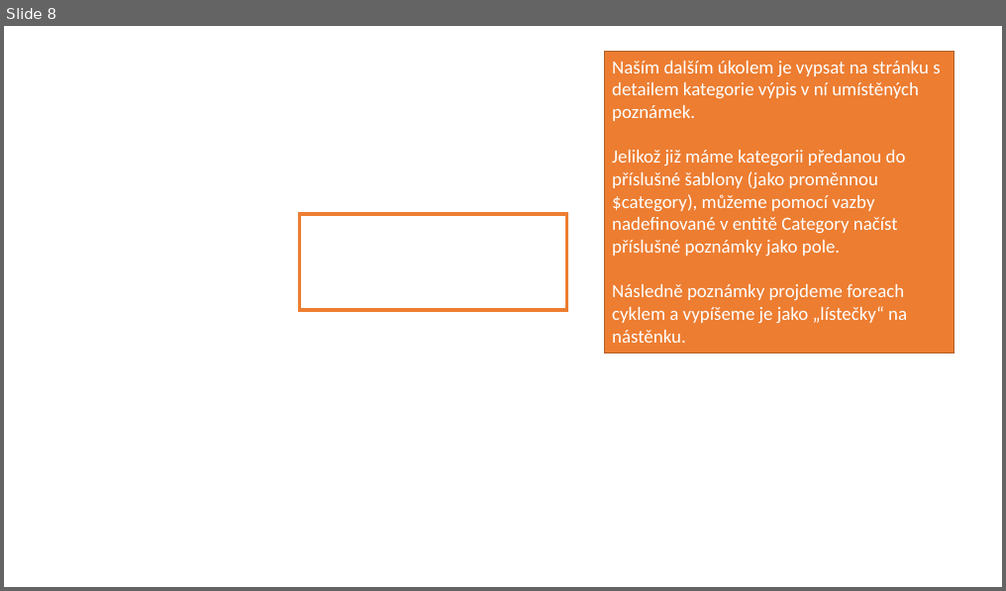
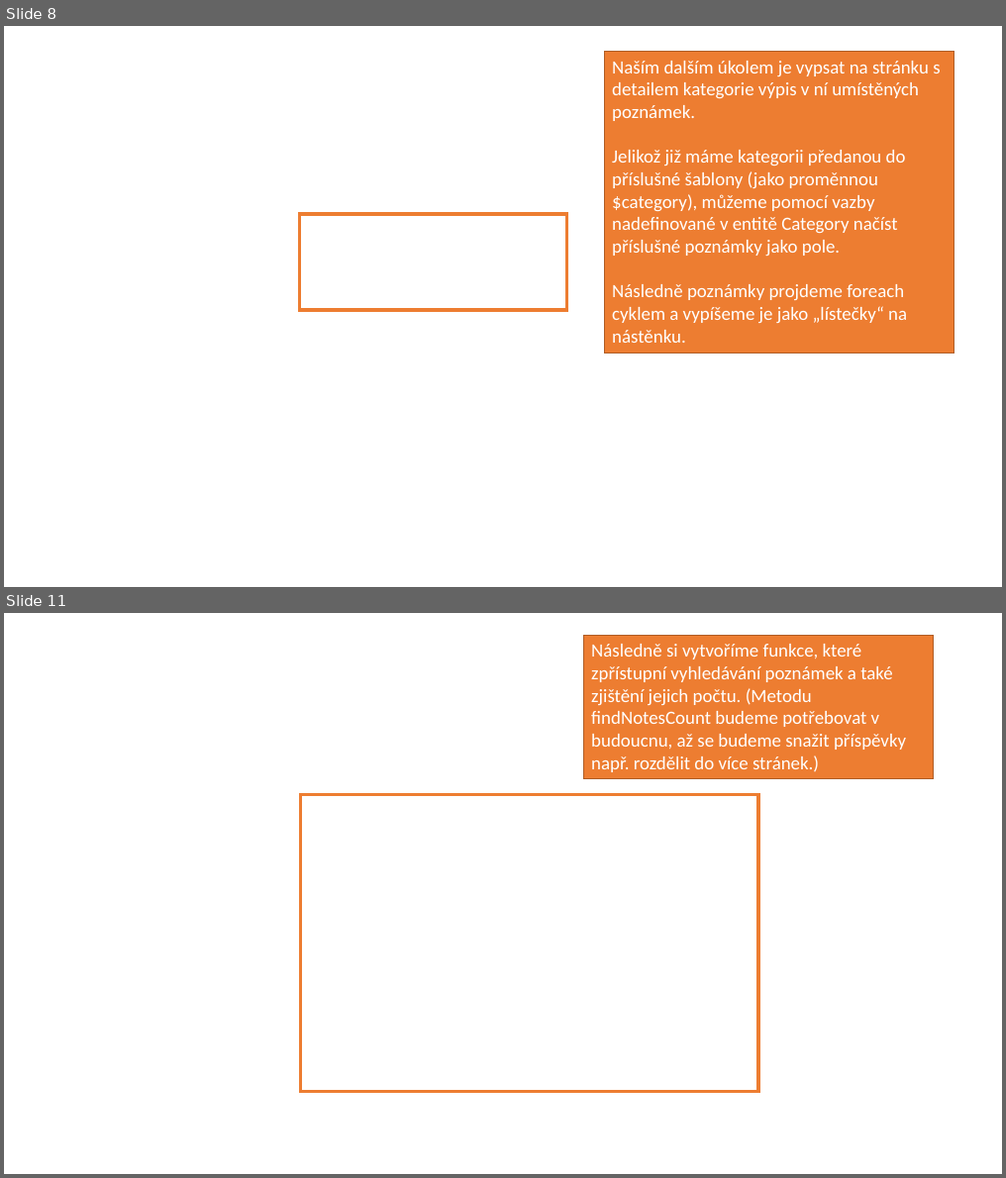
Before and after one commit to 4iz571/cviceni, a slide deck: 03-model/notes-leanmapper-reseni.pptx. Shown one above the other, each under a label of ours: slide 8 before the commit, slides 8 and 11 after it; the slides between them are not shown. The pictures are 1006x591 and 1006x1178 pixels, drawn with LibreOffice and Linux fonts; fonts in the diff are those of the drawing; background and template pictures are left out. Boxes give left, top, right and bottom in pixels: in the first picture for what was removed or moved away, otherwise in the second. Text is boxed around its words. In the diff, an @@ line names an element or a change of style, - is before the commit and + after.

```diff
--- a/03-model/notes-leanmapper-reseni.pptx
+++ b/03-model/notes-leanmapper-reseni.pptx
@@ slide 11 added at (4,613,1002,1174), background picture (left out) @@
@@ rectangle added at (584,635,934,778), fill #ED7D31, outline #AF5C24 1 pt, 18 pt, text #FFFFFF @@
+Následně si vytvoříme funkce, které zpřístupní vyhledávání poznámek a také zjištění jejich počtu. (Metodu findNotesCount budeme potřebovat v budoucnu, až se budeme snažit příspěvky např. rozdělit do více stránek.)
@@ rectangle added at (300,794,758,1091), outline #ED7D31 3 pt @@
```
Also in this commit, not shown: 1 slide changed, 6 other slides added.
